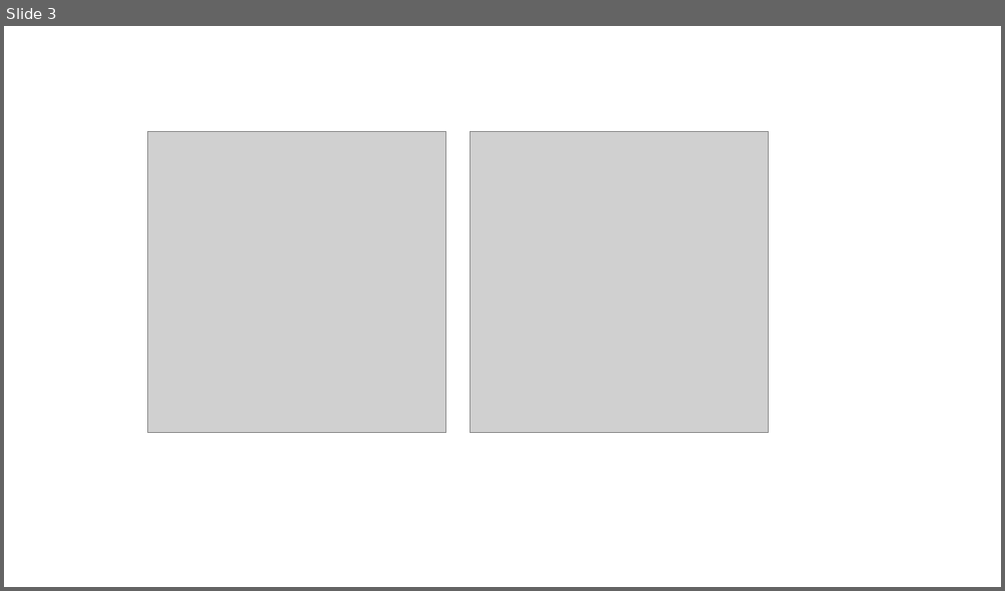
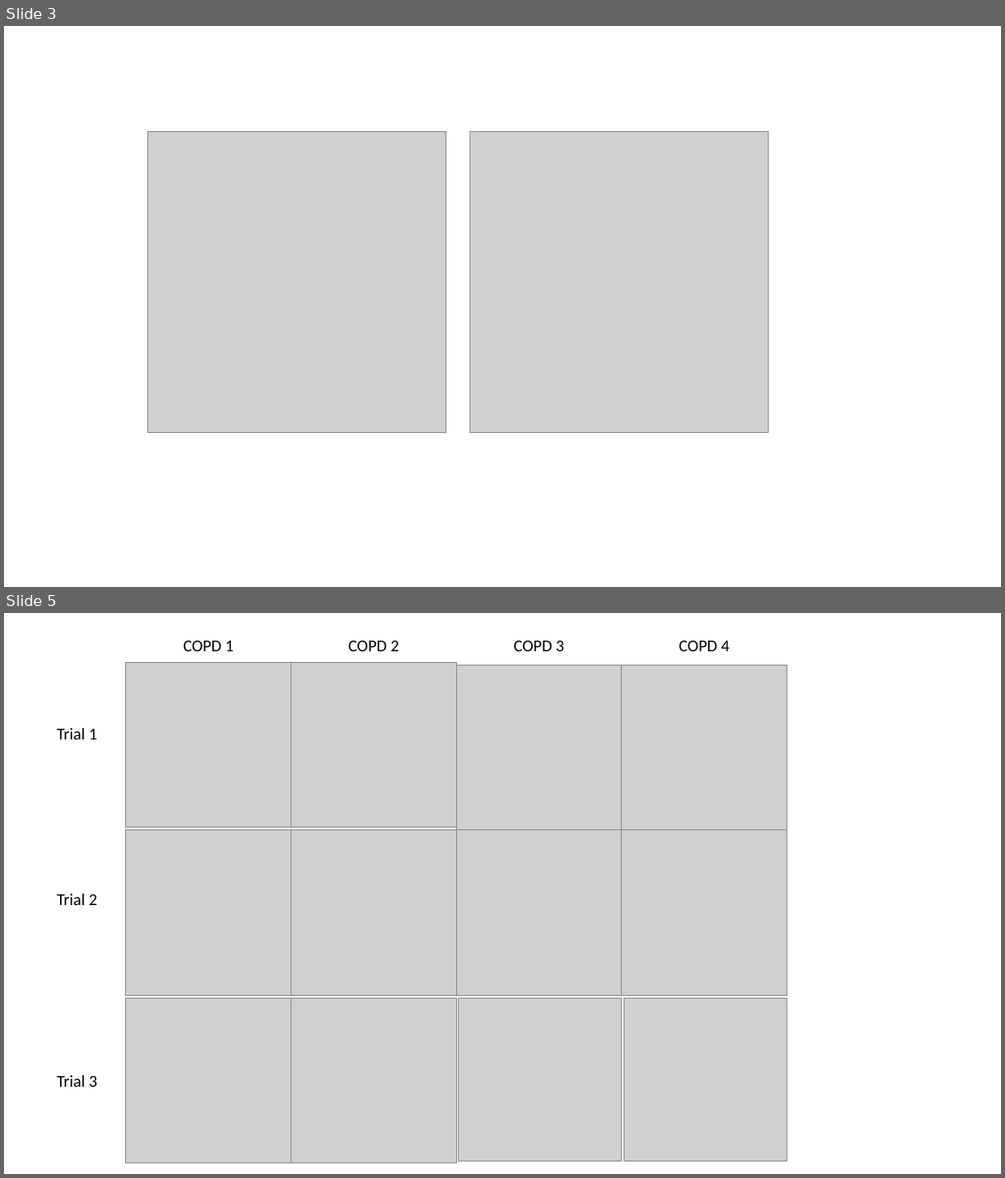
Before and after one commit to abdel-habib/COPDgene-CT-registration, a slide deck: Figures/Figures.pptx. Shown one above the other, each under a label of ours: slide 3 before the commit, slides 3 and 5 after it; the slides between them are not shown. The pictures are 1005x591 and 1005x1178 pixels, drawn with LibreOffice and Linux fonts; fonts in the diff are those of the drawing; grey boxes stand for pictures. Boxes give left, top, right and bottom in pixels: in the first picture for what was removed or moved away, otherwise in the second. Text is boxed around its words. In the diff, an @@ line names an element or a change of style, - is before the commit and + after.

```diff
--- a/Figures/Figures.pptx
+++ b/Figures/Figures.pptx
@@ slide 5 added at <box>4,613,1001,1174</box>, background #FFFFFF @@
@@ picture added at <box>126,662,291,827</box> @@
@@ text added at <box>183,641,234,651</box>, 16 pt, text #000000 @@
+COPD 1
@@ picture added at <box>291,662,456,827</box> @@
@@ text added at <box>348,641,398,651</box>, 16 pt, text #000000 @@
+COPD 2
@@ picture added at <box>456,665,622,830</box> @@
@@ text added at <box>514,641,564,651</box>, 16 pt, text #000000 @@
+COPD 3
@@ picture added at <box>622,665,787,830</box> @@
@@ text added at <box>679,641,729,651</box>, 16 pt, text #000000 @@
+COPD 4
@@ text added at <box>57,728,97,739</box>, 16 pt, text #000000 @@
+Trial 1
@@ picture added at <box>126,830,291,995</box> @@
@@ picture added at <box>291,830,456,995</box> @@
@@ picture added at <box>456,830,622,995</box> @@
@@ picture added at <box>622,830,787,995</box> @@
@@ text added at <box>57,893,97,905</box>, 16 pt, text #000000 @@
+Trial 2
@@ picture added at <box>126,998,291,1163</box> @@
@@ picture added at <box>291,998,456,1163</box> @@
@@ picture added at <box>459,998,622,1161</box> @@
@@ picture added at <box>624,997,787,1160</box> @@
@@ text added at <box>57,1075,97,1086</box>, 16 pt, text #000000 @@
+Trial 3
```
Also in this commit, not shown: 2 other slides added, 9 other files.
